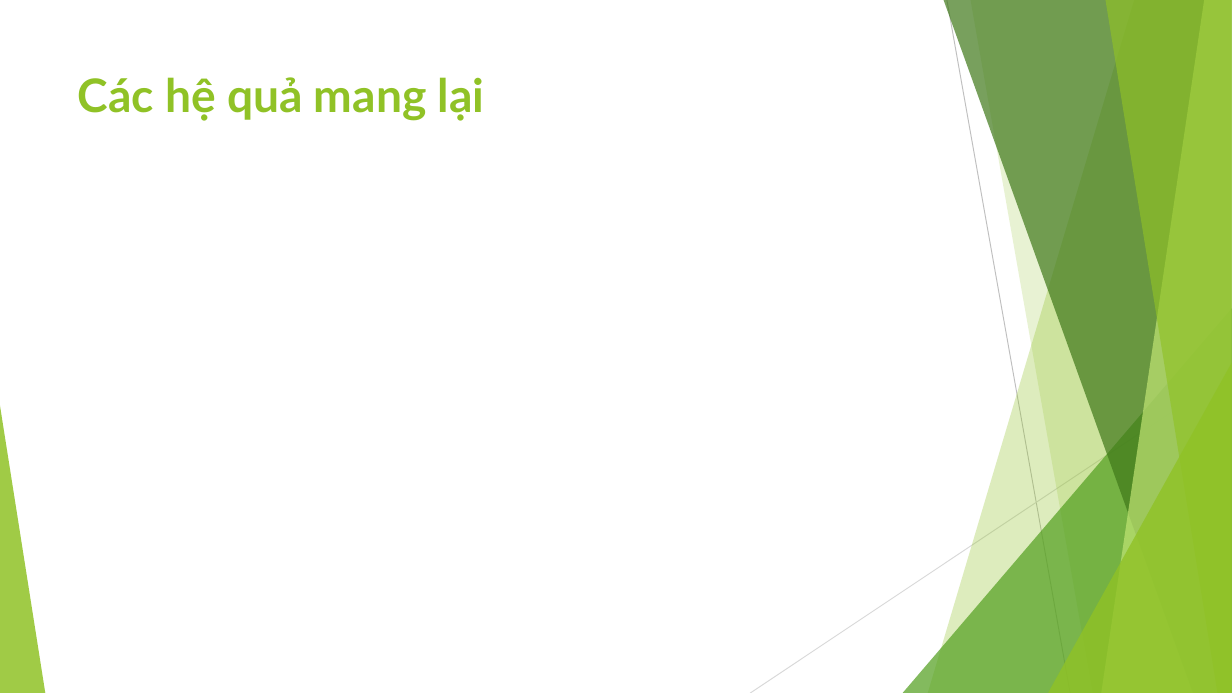
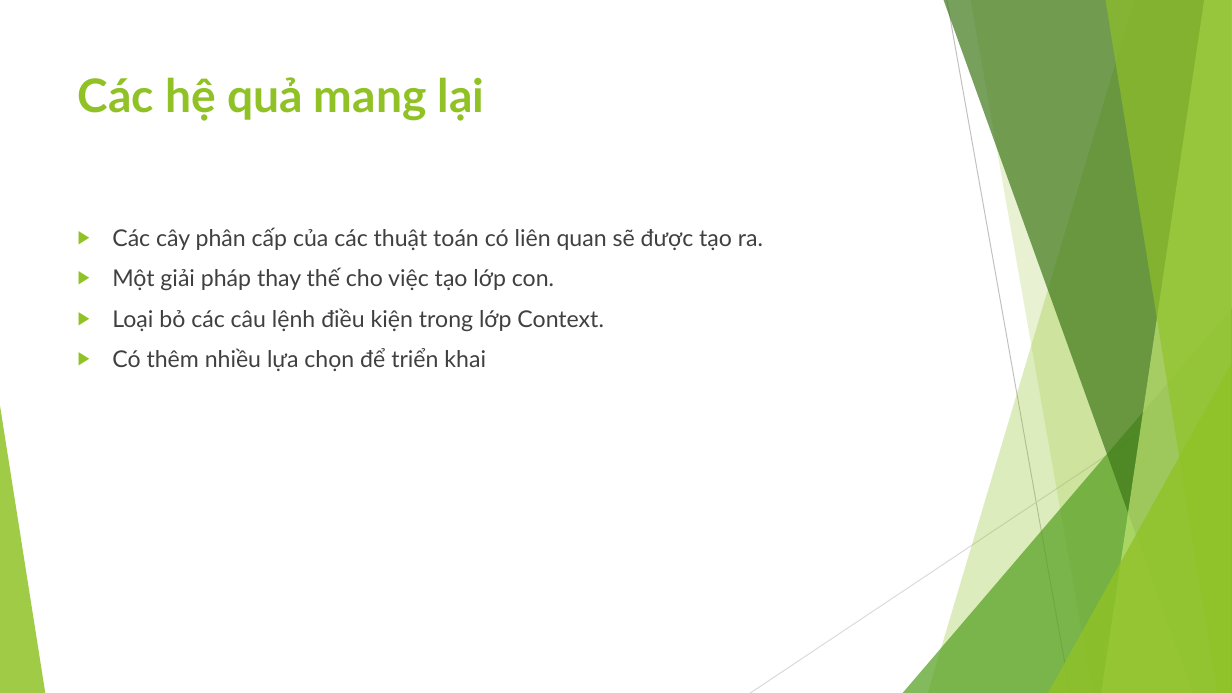
Before and after one commit to ChrisJamison/design_pattern, a slide deck: slide 8 of Báo cáo cuối kỳ/21. Strategy/Slide.pptx (slide 9 before the commit). Drawn at 1232x693 pixels with LibreOffice and Linux fonts; fonts in the diff are those of the drawing. Boxes give left, top, right and bottom in pixels: in the first picture for what was removed or moved away, otherwise in the second. Text is boxed around its words. In the diff, an @@ line names an element or a change of style, - is before the commit and + after.

Commit message:
thêm mâu Strategy

```diff
--- a/Báo cáo cuối kỳ/21. Strategy/Slide.pptx
+++ b/Báo cáo cuối kỳ/21. Strategy/Slide.pptx
@@ text added at bbox=[112, 227, 763, 371], 18 pt, text #404040 @@
+▶ Các cây phân cấp của các thuật toán có liên quan sẽ được tạo ra.
+▶ Một giải pháp thay thế cho việc tạo lớp con.
+▶ Loại bỏ các câu lệnh điều kiện trong lớp Context.
+▶ Có thêm nhiều lựa chọn để triển khai
```
Also in this commit, not shown: 6 other slides changed, 2 slides added, 3 slides removed, 2 other files.
